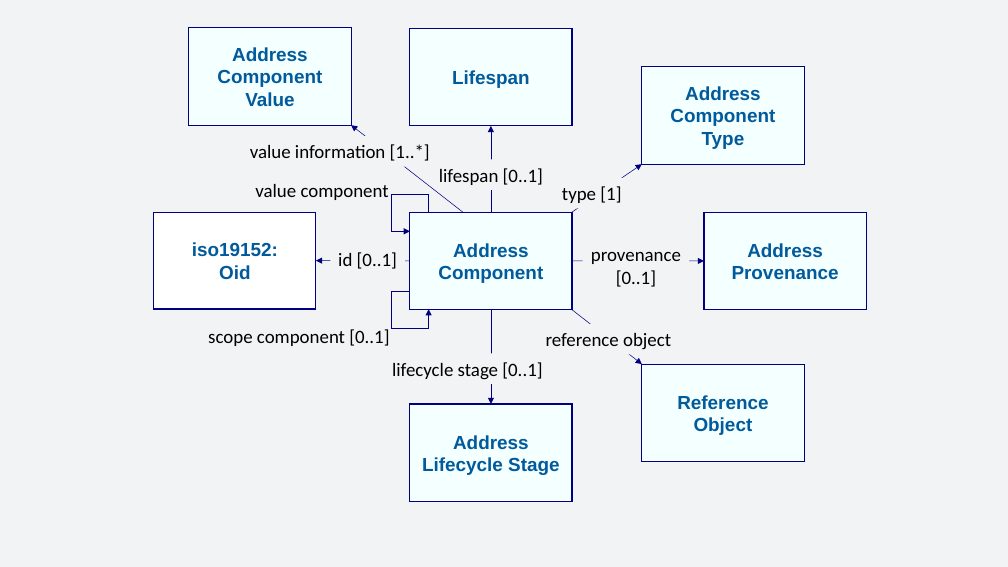
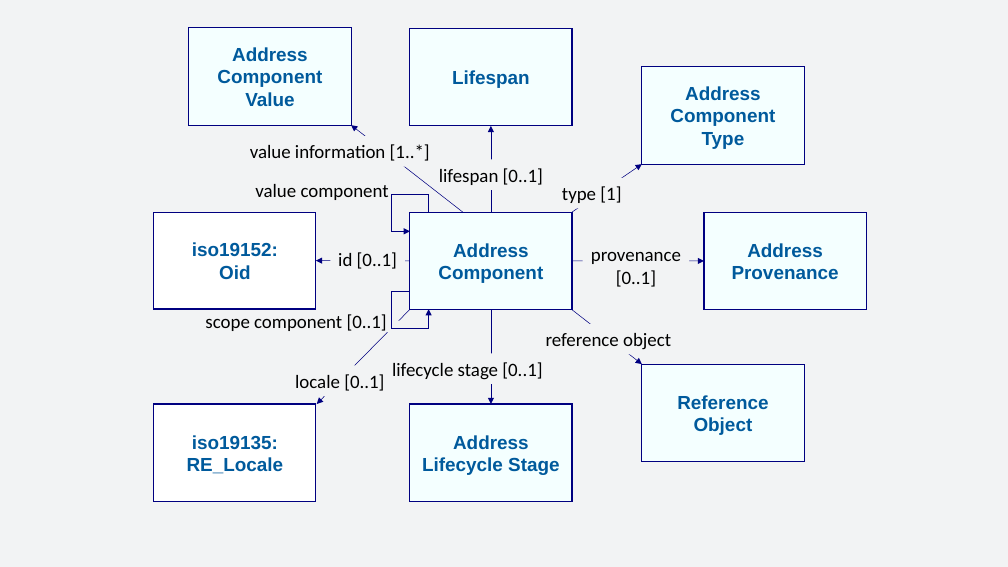
Before and after one commit to AGLDWG/iso19160-1-address-ont, a slide deck: slide 2 of images/diagrams.pptx. Drawn at 1008x567 pixels with LibreOffice and Linux fonts; fonts in the diff are those of the drawing. Boxes give left, top, right and bottom in pixels: in the first picture for what was removed or moved away, otherwise in the second. Text is boxed around its words. In the diff, an @@ line names an element or a change of style, - is before the commit and + after.

```diff
--- a/images/diagrams.pptx
+++ b/images/diagrams.pptx
@@ text "scope component [0..1]": place and size @@
-text "scope component [0..1]" at <box>208,329,389,346</box>
+text "scope component [0..1]" at <box>205,314,387,333</box>
@@ arrow added from (410, 309) to (317, 404), #000080 0.5 pt @@
@@ rectangle added at <box>386,321,400,332</box>, fill #F2F3F4 @@
@@ text added at <box>295,374,384,391</box>, 18 pt, text #000000 @@
+locale [0..1]
@@ rectangle added at <box>154,404,316,501</box>, fill #FFFFFF, outline #000080 1 pt, 18 pt, text #005A9C, bold @@
+iso19135: RE_Locale
```
Also in this commit, not shown: 1 other file.
